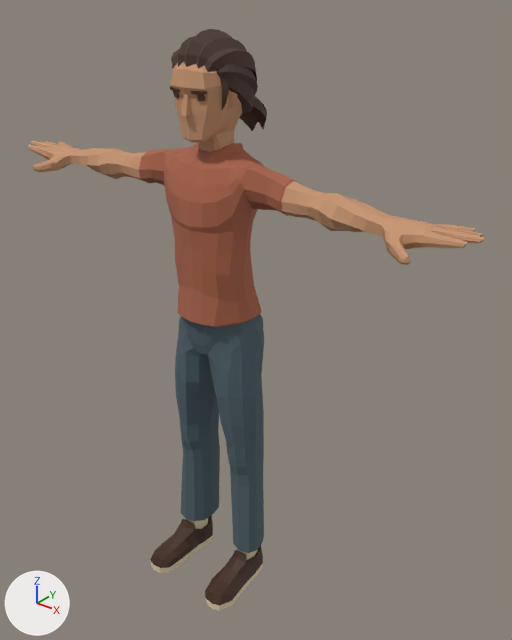
The Blender file art/imported/poly-pizza/char_npc_tomas_a.blend as it was, and as the next commit left it.
Both versions are drawn from a 50 mm lens placed at (1.442, -1.657, 2.074), pointed at (0.085, 0.039, 1.023). The lights are fixed; the arrows at lower left show +X, +Y and +Z. The older version comes first. Objects named as collision shapes, trigger or cutter boxes, shadow casters or lower levels of detail are left out.

The older version as bpy lines, for what is in view:
```python
me_cube_003 = bpy.data.meshes.new('Cube.003')
me_cube_003.from_pydata(...)  # 1104 vertices, 552 faces; spans x -0.2..0.2, y -0.299..0.001, z 0.0..0.256
# faces by material slot: [320, 232]
me_cube_003.materials.append(mat_leather_harness_01)
me_cube_003.materials.append(mat_canvas_cream_01)
me_cube_015 = bpy.data.meshes.new('Cube.015')
me_cube_015.from_pydata(...)  # 3418 vertices, 1684 faces; spans x -0.117..0.117, y -0.183..0.175, z 1.573..1.94
# faces by material slot: [404, 44, 24, 1188, 24]
me_cube_015.materials.append(mat_skin_warm_01)
me_cube_015.materials.append(mat_skin_warm_01)
me_cube_015.materials.append(mat_wood_dark_01)
me_cube_015.materials.append(mat_hair_brown_01)
me_cube_015.materials.append(mat_wood_dark_01)
me_cube_019 = bpy.data.meshes.new('Cube.019')
me_cube_019.from_pydata(...)  # 1492 vertices, 734 faces; spans x -0.189..0.189, y -0.175..0.068, z 0.14..1.083
me_cube_019.materials.append(mat_cloth_slate_01)
ob_char_npc_tomas_a_casual2_feet_lod0 = bpy.data.objects.new('char_npc_tomas_a_Casual2_Feet_LOD0', me_cube_003)
ob_char_npc_tomas_a_casual2_feet_lod0.parent = ob_char_npc_tomas_a_lod0
ob_char_npc_tomas_a_casual2_feet_lod0.location = (0.0, 0.0, 0.0)
ob_char_npc_tomas_a_casual2_head_lod0 = bpy.data.objects.new('char_npc_tomas_a_Casual2_Head_LOD0', me_cube_015)
ob_char_npc_tomas_a_casual2_head_lod0.parent = ob_char_npc_tomas_a_lod0
ob_char_npc_tomas_a_casual2_head_lod0.location = (0.0, 0.0, 0.0)
ob_char_npc_tomas_a_casual2_legs_lod0 = bpy.data.objects.new('char_npc_tomas_a_Casual2_Legs_LOD0', me_cube_019)
ob_char_npc_tomas_a_casual2_legs_lod0.parent = ob_char_npc_tomas_a_lod0
ob_char_npc_tomas_a_casual2_legs_lod0.location = (0.0, 0.0, 0.0)
# also in view: 'char_npc_tomas_a_Casual2_Body_LOD0' at (0.0, -0.07, 1.348)
```
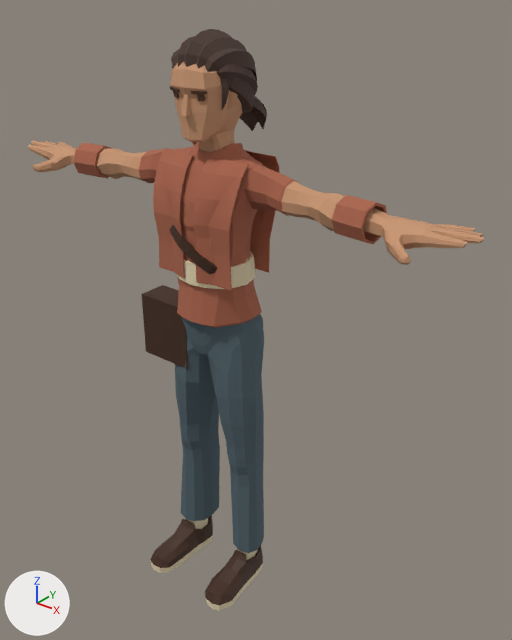
Changed parts and their boxes (x1, y1, x2, y2) in the pictures (512 x 640 px):
'char_npc_tomas_a_vest_left_LOD0', added (brown): after (193, 158, 249, 291)
'char_npc_tomas_a_vest_right_LOD0', added (brown): after (153, 148, 193, 278)
'char_npc_tomas_a_satchel_LOD0', added (brown): after (142, 285, 188, 369)
'char_npc_tomas_a_cuff_left_LOD0', added (brown): after (332, 195, 387, 244)
'char_npc_tomas_a_vest_back_LOD0', added: after (193, 142, 280, 273)
'char_npc_tomas_a_sash_LOD0', added (brown): after (175, 251, 256, 289)
'char_npc_tomas_a_cuff_right_LOD0', added (brown): after (73, 142, 111, 179)
'char_npc_tomas_a_satchel_strap_LOD0', added (brown): after (170, 225, 217, 274)

The change, as a diff of the scene's bpy script:
```diff
--- a/art/imported/poly-pizza/char_npc_tomas_a.blend.py
+++ b/art/imported/poly-pizza/char_npc_tomas_a.blend.py
@@ ob_char_npc_tomas_a_satchel_strap_lod0 @@
+ob_char_npc_tomas_a_satchel_strap_lod0 = bpy.data.objects.new('char_npc_tomas_a_satchel_strap_LOD0', me_char_npc_tomas_a_satchel_strap_mesh)  # 28 vertices, 26 faces; spans x -0.116..0.127, y -0.192..-0.135, z 1.235..1.403
+ob_char_npc_tomas_a_satchel_strap_lod0.parent = ob_char_npc_tomas_a_lod0
+ob_char_npc_tomas_a_satchel_strap_lod0.location = (0.0, 0.0, 0.0)
@@ ob_char_npc_tomas_a_satchel_lod0 @@
+ob_char_npc_tomas_a_satchel_lod0 = bpy.data.objects.new('char_npc_tomas_a_satchel_LOD0', me_char_npc_tomas_a_satchel_mesh)  # a box spanning x -0.265..-0.061, y -0.153..-0.051, z 0.864..1.088
+ob_char_npc_tomas_a_satchel_lod0.parent = ob_char_npc_tomas_a_lod0
+ob_char_npc_tomas_a_satchel_lod0.location = (0.0, 0.0, 0.0)
@@ ob_char_npc_tomas_a_cuff_right_lod0 @@
+ob_char_npc_tomas_a_cuff_right_lod0 = bpy.data.objects.new('char_npc_tomas_a_cuff_right_LOD0', me_char_npc_tomas_a_cuff_right_mesh)  # 32 vertices, 32 faces; spans x -0.5878..-0.4761, y -0.1442..-0.0191, z 1.44..1.5536
+ob_char_npc_tomas_a_cuff_right_lod0.parent = ob_char_npc_tomas_a_lod0
+ob_char_npc_tomas_a_cuff_right_lod0.location = (0.0, 0.0, 0.0)
@@ ob_char_npc_tomas_a_cuff_left_lod0 @@
+ob_char_npc_tomas_a_cuff_left_lod0 = bpy.data.objects.new('char_npc_tomas_a_cuff_left_LOD0', me_char_npc_tomas_a_cuff_left_mesh)  # 32 vertices, 32 faces; spans x 0.4761..0.5878, y -0.1442..-0.0191, z 1.44..1.5536
+ob_char_npc_tomas_a_cuff_left_lod0.parent = ob_char_npc_tomas_a_lod0
+ob_char_npc_tomas_a_cuff_left_lod0.location = (0.0, 0.0, 0.0)
@@ ob_char_npc_tomas_a_sash_lod0 @@
+ob_char_npc_tomas_a_sash_lod0 = bpy.data.objects.new('char_npc_tomas_a_sash_LOD0', me_char_npc_tomas_a_sash_mesh)  # 48 vertices, 48 faces; spans x -0.139..0.139, y -0.183..0.043, z 1.204..1.275
+ob_char_npc_tomas_a_sash_lod0.parent = ob_char_npc_tomas_a_lod0
+ob_char_npc_tomas_a_sash_lod0.location = (0.0, 0.0, 0.0)
@@ ob_char_npc_tomas_a_vest_back_lod0 @@
+ob_char_npc_tomas_a_vest_back_lod0 = bpy.data.objects.new('char_npc_tomas_a_vest_back_LOD0', me_char_npc_tomas_a_vest_back_mesh)  # 198 vertices, 196 faces; spans x -0.168..0.168, y 0.019..0.076, z 1.219..1.591
+ob_char_npc_tomas_a_vest_back_lod0.parent = ob_char_npc_tomas_a_lod0
+ob_char_npc_tomas_a_vest_back_lod0.location = (0.0, 0.0, 0.0)
@@ ob_char_npc_tomas_a_vest_right_lod0 @@
+ob_char_npc_tomas_a_vest_right_lod0 = bpy.data.objects.new('char_npc_tomas_a_vest_right_LOD0', me_char_npc_tomas_a_vest_right_mesh)  # 198 vertices, 196 faces; spans x -0.168..-0.027, y -0.19..-0.095, z 1.219..1.591
+ob_char_npc_tomas_a_vest_right_lod0.parent = ob_char_npc_tomas_a_lod0
+ob_char_npc_tomas_a_vest_right_lod0.location = (0.0, 0.0, 0.0)
@@ ob_char_npc_tomas_a_vest_left_lod0 @@
+ob_char_npc_tomas_a_vest_left_lod0 = bpy.data.objects.new('char_npc_tomas_a_vest_left_LOD0', me_char_npc_tomas_a_vest_left_mesh)  # 198 vertices, 196 faces; spans x 0.027..0.168, y -0.19..-0.095, z 1.219..1.591
+ob_char_npc_tomas_a_vest_left_lod0.parent = ob_char_npc_tomas_a_lod0
+ob_char_npc_tomas_a_vest_left_lod0.location = (0.0, 0.0, 0.0)
```
